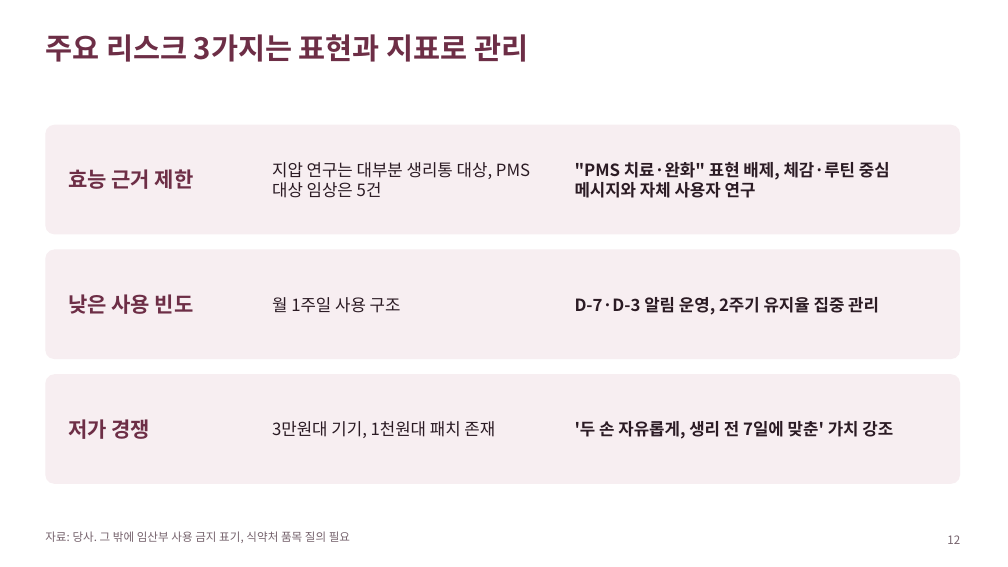
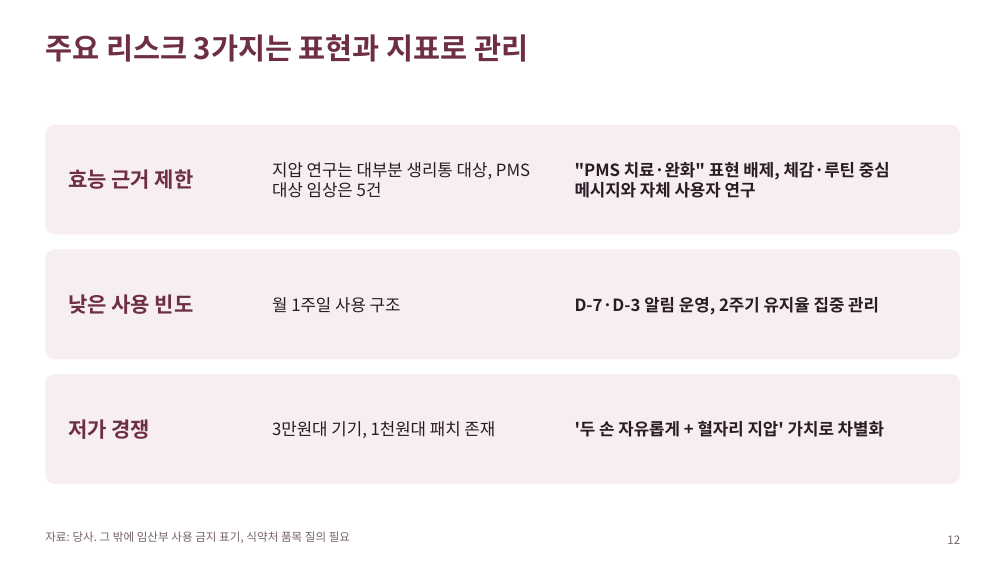
Before and after one commit to stwpst10-collab/teoo, a slide deck: slide 12 of 80-산출물/해커톤/그날의 류 해커톤 발표 초안 2026-11-09.pptx. Drawn at 1008x567 pixels with LibreOffice and Linux fonts; fonts in the diff are those of the drawing. Boxes give left, top, right and bottom in pixels: in the first picture for what was removed or moved away, otherwise in the second. Text is boxed around its words. In the diff, an @@ line names an element or a change of style, - is before the commit and + after.

```diff
--- a/80-산출물/해커톤/그날의 류 해커톤 발표 초안 2026-11-09.pptx
+++ b/80-산출물/해커톤/그날의 류 해커톤 발표 초안 2026-11-09.pptx
@@ text at <box>575,421,884,437</box>: text changed @@
-'두 손 자유롭게, 생리 전 7일에 맞춘' 가치 강조
+'두 손 자유롭게 + 혈자리 지압' 가치로 차별화
```
Also in this commit, not shown: 1 other file.
